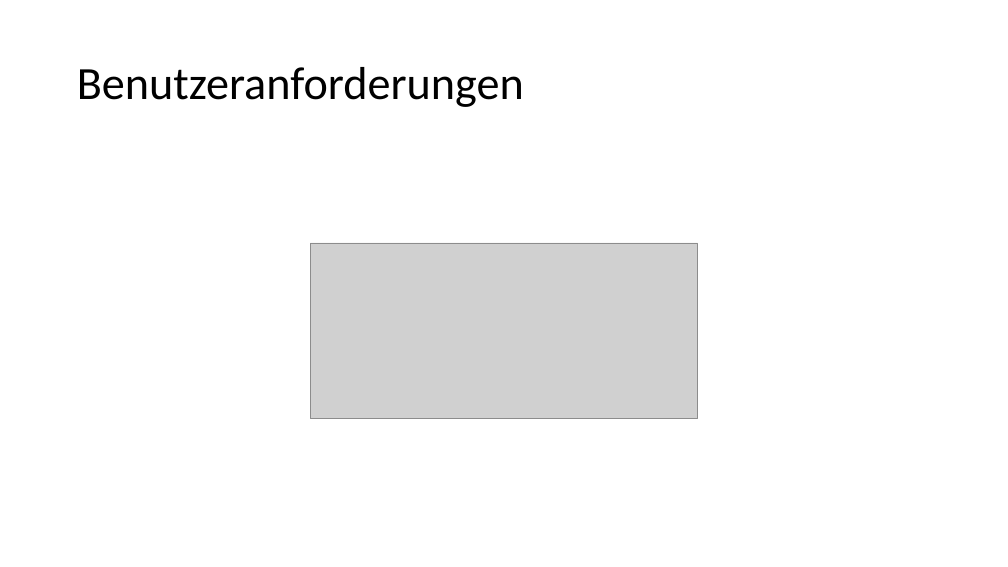
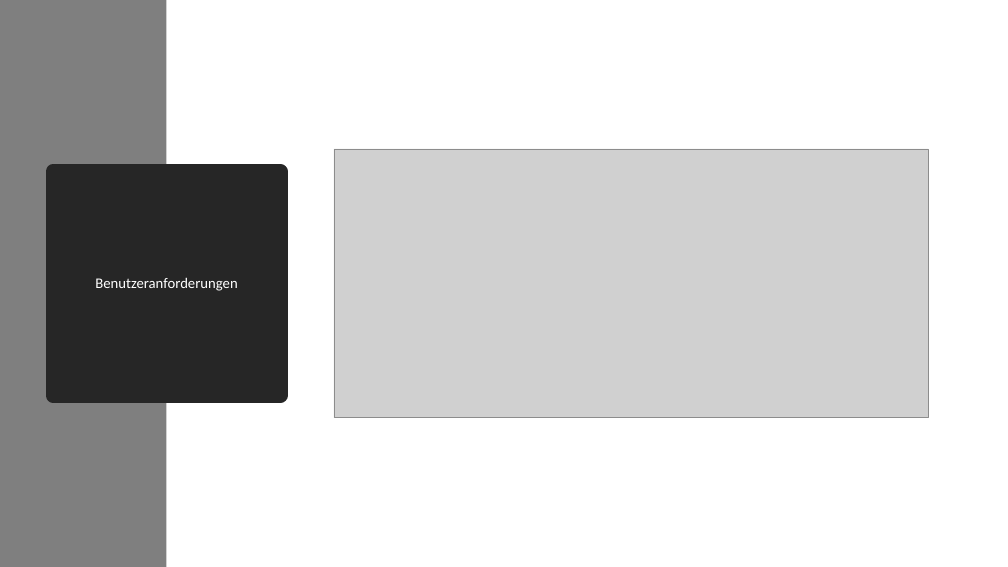
Before and after one commit to nilsspeetzen/SEP, a slide deck: slide 2 of 170718_Vorstellung.pptx. Drawn at 1008x567 pixels with LibreOffice and Linux fonts; fonts in the diff are those of the drawing; grey boxes stand for pictures. Boxes give left, top, right and bottom in pixels: in the first picture for what was removed or moved away, otherwise in the second. Text is boxed around its words. In the diff, an @@ line names an element or a change of style, - is before the commit and + after.

```diff
--- a/170718_Vorstellung.pptx
+++ b/170718_Vorstellung.pptx
@@ rectangle added at <box>0,0,166,567</box>, fill #7F7F7F @@
@@ picture: place and size @@
-picture at <box>310,243,698,418</box>
+picture at <box>334,149,929,418</box>
@@ title "Benutzeranforderungen": place and size @@
-title "Benutzeranforderungen" at <box>77,67,524,107</box>
+title "Benutzeranforderungen" at <box>53,172,281,395</box>
@@ title "Benutzeranforderungen" at <box>53,172,281,395</box>: size 44 to 14 pt, text colour #000000 to #FFFFFF; alignment left to centre; fill none to #262626; outline none to #262626 13.75 pt @@
```
Also in this commit, not shown: 14 other slides changed, 4 slides added, 1 other file.
